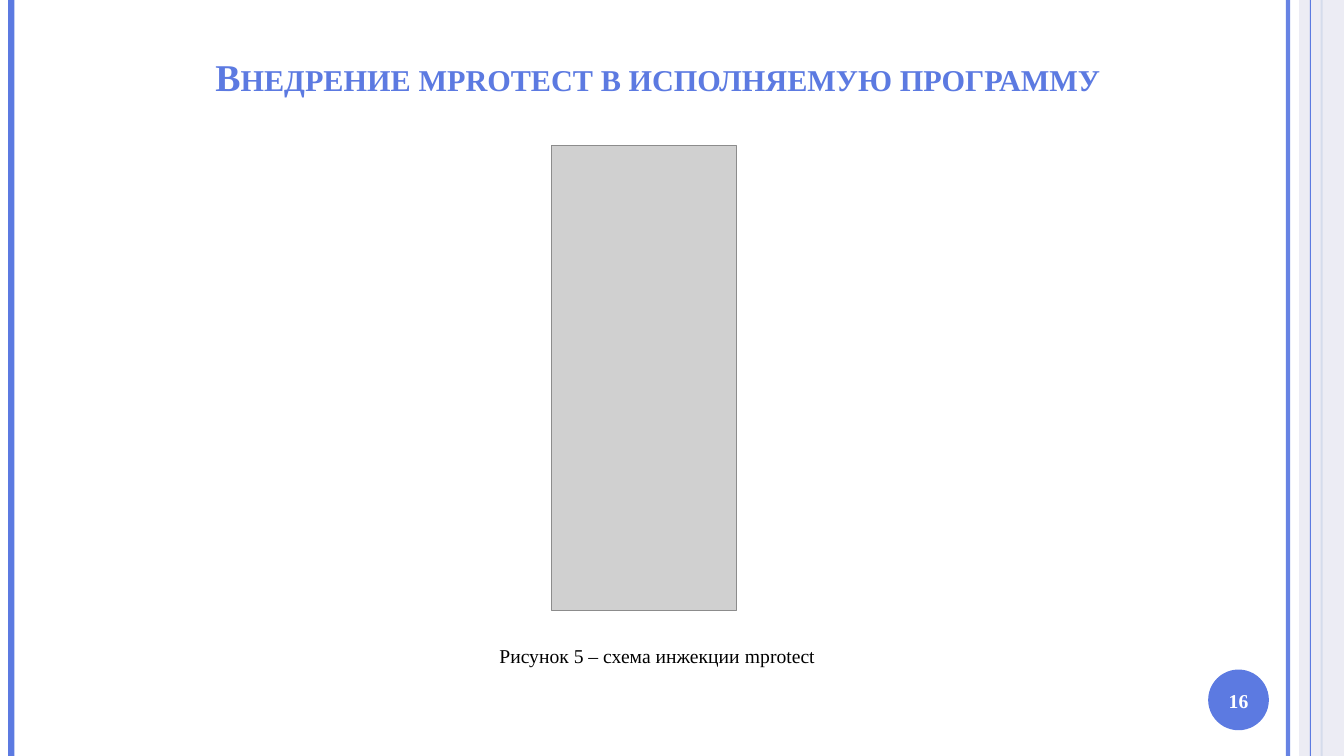
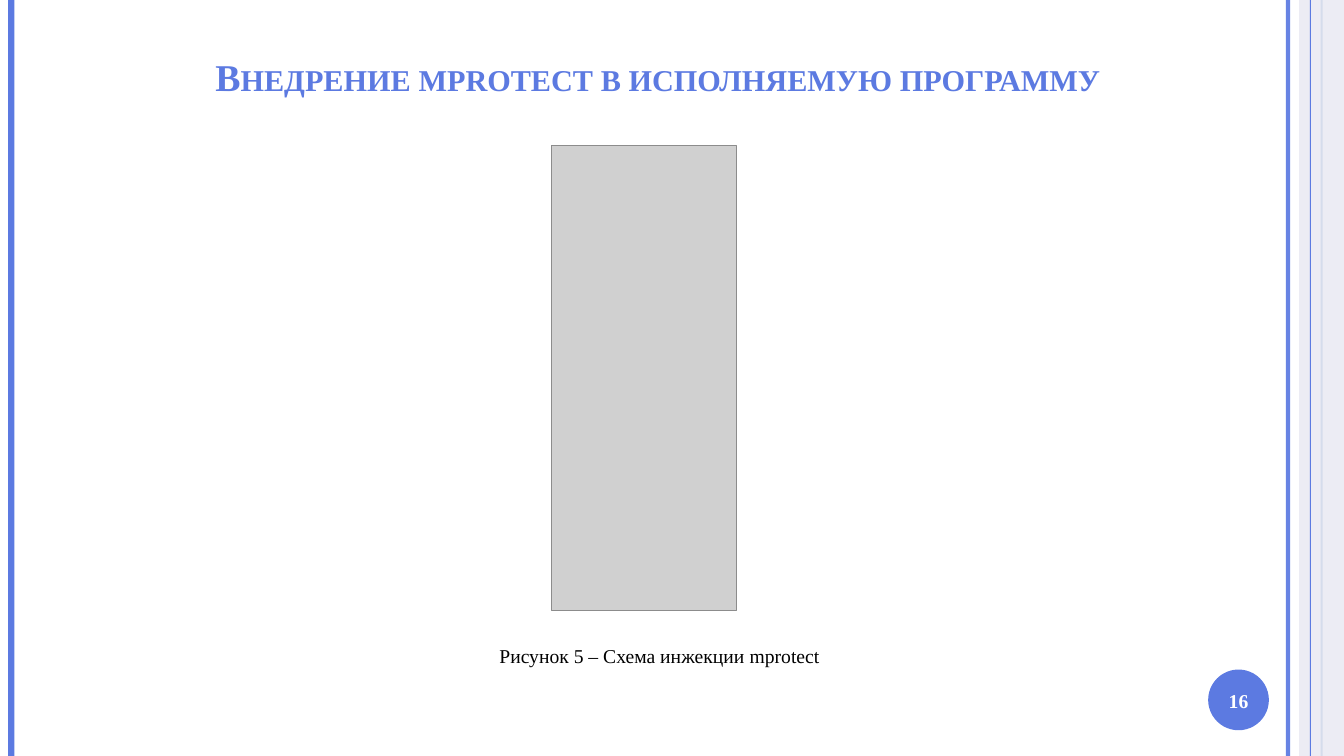
Before and after one commit to HotHeadd/nir_mephi, a slide deck: slide 16 of part2/Презентация.pptx. Drawn at 1344x756 pixels with LibreOffice and Linux fonts; fonts in the diff are those of the drawing; grey boxes stand for pictures; background and template pictures are left out. Boxes give left, top, right and bottom in pixels: in the first picture for what was removed or moved away, otherwise in the second. Text is boxed around its words. In the diff, an @@ line names an element or a change of style, - is before the commit and + after.

```diff
--- a/part2/Презентация.pptx
+++ b/part2/Презентация.pptx
@@ text at [499, 650, 820, 668]: text changed @@
-Рисунок 5 – схема инжекции mprotect
+Рисунок 5 – Схема инжекции mprotect
```
Also in this commit, not shown: 6 other slides changed.
